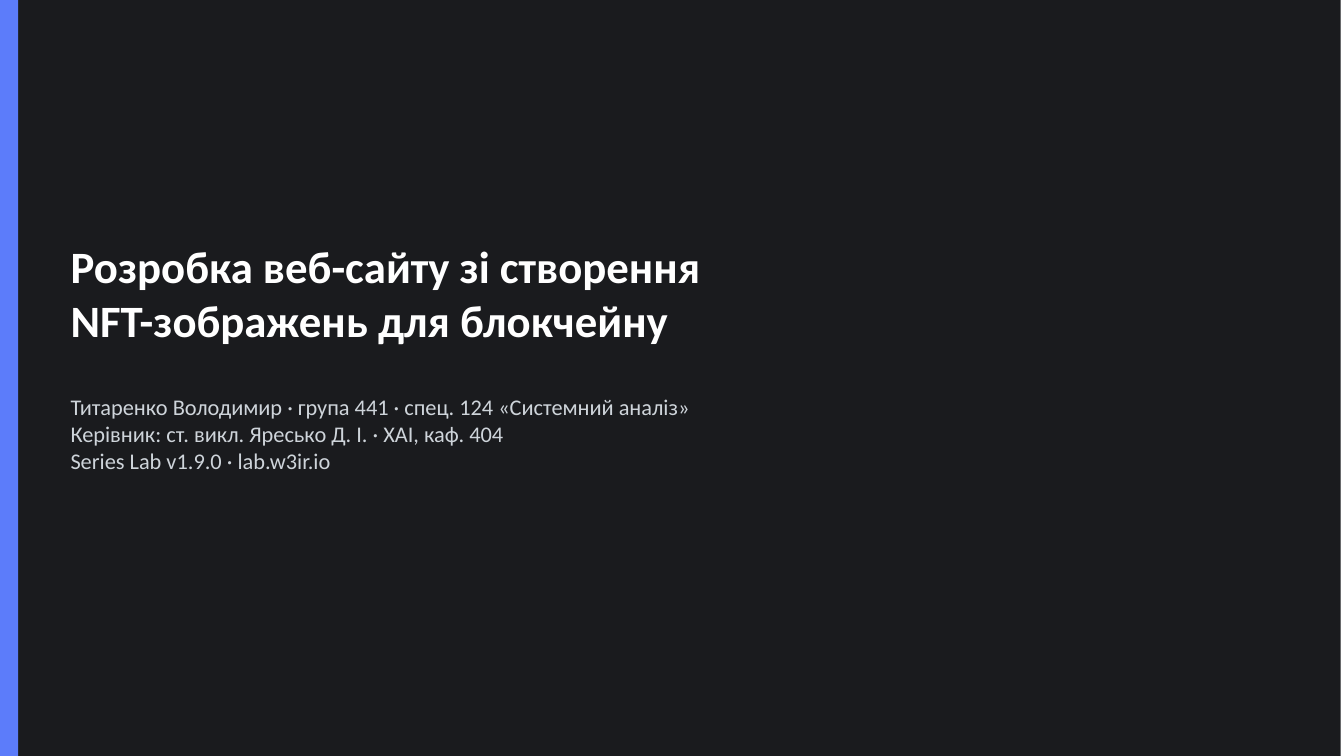
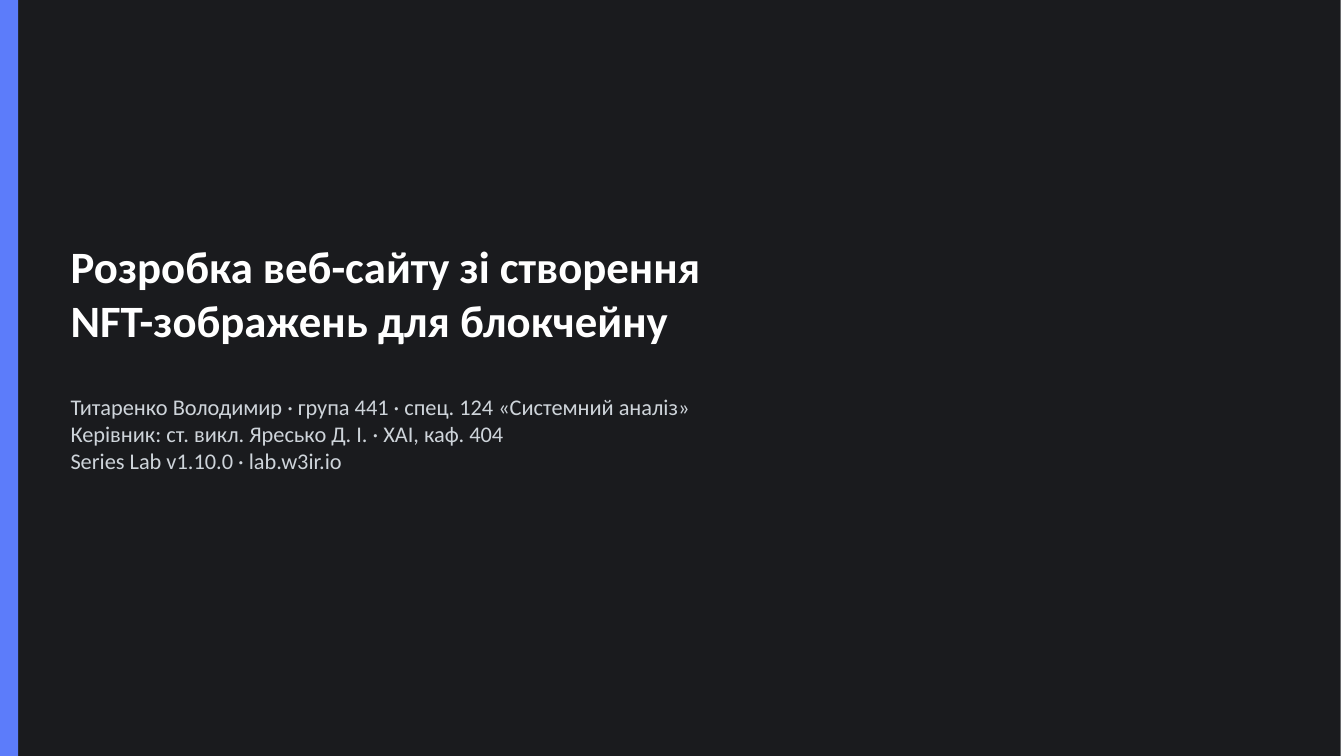
Before and after one commit to ech2corrosionrrd/series-studio, a slide deck: slide 1 of diploma/Dyplom_Series_Lab_Zahyst.pptx. Drawn at 1344x756 pixels with LibreOffice and Linux fonts; fonts in the diff are those of the drawing. Boxes give left, top, right and bottom in pixels: in the first picture for what was removed or moved away, otherwise in the second. Text is boxed around its words. In the diff, an @@ line names an element or a change of style, - is before the commit and + after.

```diff
--- a/diploma/Dyplom_Series_Lab_Zahyst.pptx
+++ b/diploma/Dyplom_Series_Lab_Zahyst.pptx
@@ text at (71, 453, 342, 469): text changed @@
-Series Lab v1.9.0 · lab.w3ir.io
+Series Lab v1.10.0 · lab.w3ir.io
```
Also in this commit, not shown: 2 other slides changed, 29 other files.
